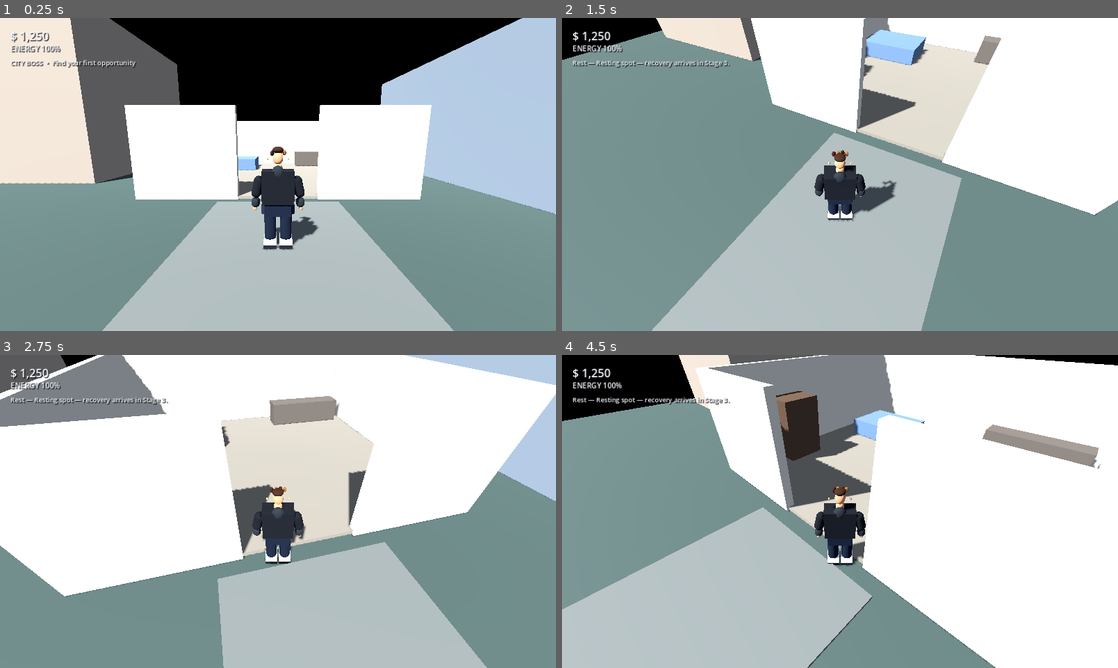
Above: before the commit, frames 1-4 (two rows, left to right).
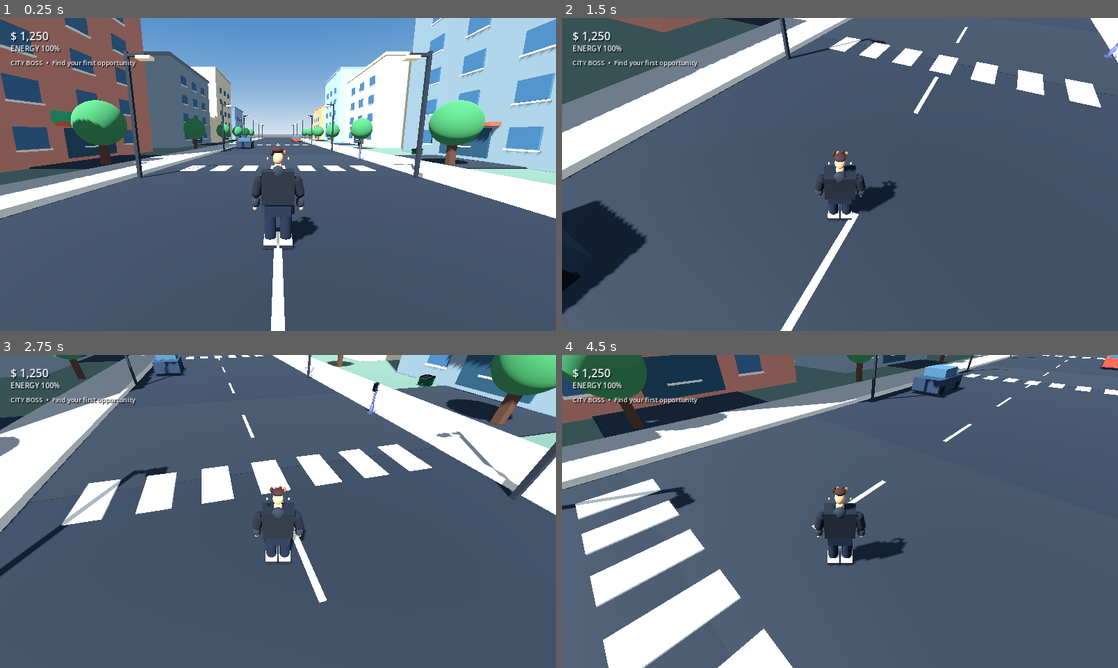
Above: after the commit, the same moments.

Repository: antonpav336-hub/CITY-BOSS
Game: Godot game, scene res://scenes/main/Main.tscn
Two runs of this game, one before a commit and one after it. Both use one fixed random seed, a clock stepped at 60 frames per second and the inputs below.
Inputs (mouse positions are in pixels of both pictures, inside the frame that each line leads up to):
- Up to frame 1 (0.25 s): no input
- Up to frame 2 (1.5 s): tap Enter at 0.5 s; drag from (840, 174) to (895, 105) at 0.52 s; tap Space at 1.25 s; move the mouse to (812, 174) at 1.27 s; hold W (move_forward) from 1.28 s (still down); tap E (interact) at 1.35 s
- Up to frame 3 (2.75 s): keep holding W (move_forward); move the mouse to (289, 505) at 2.02 s; hold Shift (sprint) from 2.03 s (still down); tap E (interact) at 2.3 s
- Up to frame 4 (4.5 s): keep holding W (move_forward); move the mouse to (834, 517) at 2.77 s; release Shift (sprint) at 2.78 s; tap E (interact) at 2.85, 3.6 s; move the mouse to (878, 514) at 3.52 s; move the mouse to (795, 508) at 4.27 s; tap Shift (sprint) at 4.35 s

The runs differ from the first frame. In frame 1, 90% of the frame differs, in the area x 0-100%, y 0-100%; in frame 2, 95%; in frame 3, 87%; in frame 4, 97%.

Commit message:
Replace empty test block with procedural city district

Diff:
--- a/scripts/world/main_world.gd
+++ b/scripts/world/main_world.gd
@@ -1,5 +1,5 @@
 extends Node3D
-## Stage 1 city block. Kenney road meshes are baked into compact runtime mesh data.
+## Procedural low-poly city district for CITY BOSS.
 
 const KenneyCityAssets = preload("res://scripts/assets/kenney_city_assets.gd")
 
@@ -9,8 +9,7 @@
 	if OS.get_name() == "Android":
 		DisplayServer.screen_set_orientation(DisplayServer.SCREEN_LANDSCAPE)
 	_build_environment()
-	_build_apartment_and_yard()
-	_build_kenney_street()
+	_build_city()
 	_spawn_player()
 	_create_hud()
 
@@ -18,65 +17,138 @@
 	var world_env := WorldEnvironment.new()
 	var env := Environment.new()
 	env.background_mode = Environment.BG_SKY
-	env.sky = Sky.new()
+	var sky := Sky.new()
+	var sky_material := ProceduralSkyMaterial.new()
+	sky_material.sky_top_color = Color(0.20, 0.39, 0.64)
+	sky_material.sky_horizon_color = Color(0.72, 0.80, 0.88)
+	sky_material.ground_bottom_color = Color(0.16, 0.18, 0.20)
+	sky_material.ground_horizon_color = Color(0.55, 0.59, 0.62)
+	sky.sky_material = sky_material
+	env.sky = sky
 	env.ambient_light_source = Environment.AMBIENT_SOURCE_COLOR
-	env.ambient_light_color = Color(0.62, 0.68, 0.78)
-	env.ambient_light_energy = 0.7
+	env.ambient_light_color = Color(0.68, 0.73, 0.82)
+	env.ambient_light_energy = 0.8
 	env.tonemap_mode = Environment.TONE_MAPPER_FILMIC
+	env.tonemap_exposure = 1.0
 	world_env.environment = env
 	add_child(world_env)
+
 	var sun := DirectionalLight3D.new()
 	sun.rotation_degrees = Vector3(-48.0, -28.0, 0.0)
-	sun.light_energy = 1.15
+	sun.light_energy = 1.25
 	sun.shadow_enabled = true
 	add_child(sun)
 
-func _build_apartment_and_yard() -> void:
-	_box("Courtyard", Vector3(0, -0.15, 0), Vector3(34, 0.3, 34), Color(0.24, 0.29, 0.27), true)
-	_box("Apartment floor", Vector3(0, 0.02, -5), Vector3(10, 0.2, 9), Color(0.48, 0.45, 0.4), true)
-	_box("Back wall", Vector3(0, 1.6, -9.4), Vector3(10, 3.2, 0.25), Color(0.72, 0.69, 0.62), true)
-	_box("Left wall", Vector3(-4.9, 1.6, -5), Vector3(0.25, 3.2, 9), Color(0.72, 0.69, 0.62), true)
-	_box("Right wall", Vector3(4.9, 1.6, -5), Vector3(0.25, 3.2, 9), Color(0.72, 0.69, 0.62), true)
-	_box("Front wall left", Vector3(-3.2, 1.6, -0.55), Vector3(3.6, 3.2, 0.25), Color(0.72, 0.69, 0.62), true)
-	_box("Front wall right", Vector3(3.2, 1.6, -0.55), Vector3(3.6, 3.2, 0.25), Color(0.72, 0.69, 0.62), true)
-	_box("Bed", Vector3(-2.6, 0.45, -7.1), Vector3(2.5, 0.65, 2.0), Color(0.35, 0.43, 0.52), false)
-	_box("Kitchen counter", Vector3(2.8, 0.55, -8.4), Vector3(3.2, 1.0, 0.8), Color(0.34, 0.31, 0.28), false)
-	_box("Wardrobe", Vector3(-4.1, 1.1, -3.0), Vector3(1.0, 2.2, 1.4), Color(0.30, 0.23, 0.18), false)
-	_box("Courtyard path", Vector3(0, 0.03, 7), Vector3(4, 0.08, 14), Color(0.38, 0.39, 0.37), true)
-	_box("Street", Vector3(0, 0.0, 17), Vector3(34, 0.12, 5), Color(0.12, 0.13, 0.14), true)
-	_box("Building block", Vector3(12, 3.0, -5), Vector3(8, 6, 12), Color(0.48, 0.51, 0.53), true)
-	_box("Building block 2", Vector3(-12, 4.0, -8), Vector3(7, 8, 10), Color(0.55, 0.50, 0.44), true)
-	_add_interaction(Vector3(0, 0.9, -0.2), "Rest", "Resting spot — recovery arrives in Stage 3.")
-	_add_interaction(Vector3(0, 0.9, 1.4), "Door", "Apartment entrance")
-
-func _build_kenney_street() -> void:
-	# Original Kenney GLB road meshes, compacted to vertex-colour data for Android.
-	var segment_x := [-13.75, -8.25, -2.75, 2.75, 8.25, 13.75]
-	for i in range(segment_x.size()):
-		var model_name := "road-straight"
-		if i == 0 or i == segment_x.size() - 1:
-			model_name = "road-end"
-		elif i == 3:
-			model_name = "road-crossroad"
-		var road := KenneyCityAssets.create_model(model_name)
-		if road != null:
-			road.position = Vector3(segment_x[i], 0.075, 17.0)
-			road.scale = Vector3(5.5, 1.0, 5.5)
-			add_child(road)
-
-	for x in [-13.0, 13.0]:
-		var traffic_light := KenneyCityAssets.create_model("traffic-light")
-		if traffic_light != null:
-			traffic_light.position = Vector3(x, 0.12, 13.8)
-			traffic_light.scale = Vector3.ONE * 3.0
-			traffic_light.rotation_degrees.y = 180.0 if x > 0.0 else 0.0
-			add_child(traffic_light)
-
+func _build_city() -> void:
+	# Continuous terrain, avenue, sidewalks and painted road markings.
+	_box("City ground", Vector3(0, -0.3, -25), Vector3(150, 0.6, 180), Color(0.30, 0.38, 0.32), true)
+	_box("Main avenue", Vector3(0, 0.015, -25), Vector3(15, 0.12, 180), Color(0.105, 0.12, 0.14), true)
+	for side in [-1.0, 1.0]:
+		_box("Sidewalk", Vector3(side * 9.5, 0.08, -25), Vector3(4.0, 0.22, 180), Color(0.56, 0.57, 0.55), true)
+		_box("Curb", Vector3(side * 7.45, 0.16, -25), Vector3(0.22, 0.28, 180), Color(0.76, 0.75, 0.69), true)
+
+	for z in range(-100, 55, 8):
+		_box("Lane dash", Vector3(0, 0.09, float(z)), Vector3(0.16, 0.025, 3.2), Color(0.92, 0.88, 0.68), false)
+
+	# Side streets and pedestrian crossings make the district read as a real grid.
+	for z in [-12.0, -42.0, -72.0]:
+		_box("Cross street", Vector3(0, 0.025, z), Vector3(110, 0.13, 9), Color(0.12, 0.135, 0.15), true)
+		for stripe in range(7):
+			_box("Crosswalk marking", Vector3(-5.4 + stripe * 1.8, 0.11, z + 4.9), Vector3(0.95, 0.035, 2.0), Color(0.88, 0.88, 0.82), false)
+
+	# Six varied buildings on each side of the main avenue.
+	var palettes := [
+		Color(0.72, 0.48, 0.34), Color(0.48, 0.57, 0.64),
+		Color(0.76, 0.70, 0.57), Color(0.42, 0.48, 0.49),
+		Color(0.66, 0.42, 0.34), Color(0.58, 0.62, 0.66)
+	]
+	var heights := [12.0, 19.0, 14.0, 23.0, 16.0, 20.0]
+	var positions := [-91.0, -65.0, -39.0, -13.0, 13.0, 39.0]
+	for side in [-1.0, 1.0]:
+		for i in range(positions.size()):
+			var h: float = heights[i]
+			var palette: Color = palettes[(i + (1 if side < 0.0 else 0)) % palettes.size()]
+			_build_building(side * 23.0, positions[i], 13.0, 19.0, h, palette, i)
+
+	# Street furniture, trees, parked cars and recognizable city props.
+	for z in range(-94, 48, 18):
+		for side in [-1.0, 1.0]:
+			_build_streetlight(side * 7.0, float(z))
+			_build_tree(side * 12.5, float(z) - 5.0)
+	for z in [-55.0, -28.0, 8.0, 32.0]:
+		_build_car(-5.1 if int(z) % 2 == 0 else 5.1, z, int(z) % 2 == 0)
+
+	_add_shop_sign(Vector3(-16.35, 3.5, -12.0), "MARKET", Color(0.18, 0.55, 0.36))
+	_add_shop_sign(Vector3(16.35, 3.5, -40.0), "CITY CAFE", Color(0.70, 0.34, 0.20))
+	_add_interaction(Vector3(-12.0, 1.0, -12.0), "Market", "Your first business opportunity is coming soon.")
+	_add_interaction(Vector3(12.0, 1.0, -40.0), "Cafe", "A place to meet people and find work.")
+
+	var traffic_light := KenneyCityAssets.create_model("traffic-light")
+	if traffic_light != null:
+		traffic_light.position = Vector3(7.0, 0.12, -12.0)
+		traffic_light.scale = Vector3.ONE * 3.0
+		add_child(traffic_light)
 	var dumpster := KenneyCityAssets.create_model("dumpster")
 	if dumpster != null:
-		dumpster.position = Vector3(9.0, 0.12, 5.3)
-		dumpster.scale = Vector3.ONE * 3.5
+		dumpster.position = Vector3(15.0, 0.12, -17.0)
+		dumpster.scale = Vector3.ONE * 3.0
 		add_child(dumpster)
+
+func _build_building(x: float, z: float, width: float, depth: float, height: float, color: Color, style: int) -> void:
+	_box("Building", Vector3(x, height * 0.5, z), Vector3(width, height, depth), color, true)
+	_box("Roof parapet", Vector3(x, height + 0.25, z), Vector3(width + 0.35, 0.5, depth + 0.35), color.darkened(0.18), false)
+	var road_side := -1.0 if x > 0.0 else 1.0
+	var face_x := x + road_side * (width * 0.5 + 0.075)
+	var floors := int(height / 3.2)
+	for floor_index in range(floors):
+		var y := 2.0 + float(floor_index) * 3.1
+		for window_index in range(3):
+			var window_z := z - 5.0 + float(window_index) * 5.0
+			_box("Window", Vector3(face_x, y, window_z), Vector3(0.12, 1.45, 2.0), Color(0.20, 0.34, 0.43), false)
+			_box("Window sill", Vector3(face_x + road_side * 0.08, y - 0.82, window_z), Vector3(0.18, 0.12, 2.2), Color(0.78, 0.76, 0.68), false)
+	# Ground-floor shopfront and doorway.
+	_box("Shopfront glass", Vector3(face_x + road_side * 0.015, 1.55, z), Vector3(0.14, 2.35, 5.2), Color(0.13, 0.25, 0.30), false)
+	_box("Shop awning", Vector3(face_x + road_side * 0.35, 3.0, z), Vector3(0.9, 0.28, 6.4), [Color(0.72,0.28,0.18), Color(0.18,0.42,0.55), Color(0.72,0.58,0.25)][style % 3], false)
+
+func _add_shop_sign(pos: Vector3, title: String, color: Color) -> void:
+	var sign := Label3D.new()
+	sign.text = title
+	sign.position = pos
+	sign.font_size = 48
+	sign.pixel_size = 0.012
+	sign.modulate = Color.WHITE
+	sign.outline_size = 8
+	sign.outline_modulate = Color(0.06, 0.07, 0.08)
+	sign.billboard = BaseMaterial3D.BILLBOARD_ENABLED
+	add_child(sign)
+	_box("Shop sign backing", pos + Vector3(0, 0, 0.08), Vector3(0.18, 0.9, 4.8), color, false)
+
+func _build_streetlight(x: float, z: float) -> void:
+	_box("Lamp post", Vector3(x, 3.0, z), Vector3(0.16, 6.0, 0.16), Color(0.12, 0.14, 0.16), false)
+	_box("Lamp arm", Vector3(x * 0.94, 5.85, z), Vector3(0.95, 0.13, 0.14), Color(0.12, 0.14, 0.16), false)
+	_box("Lamp", Vector3(x * 0.88, 5.72, z), Vector3(0.65, 0.16, 0.42), Color(1.0, 0.86, 0.58), false)
+
+func _build_tree(x: float, z: float) -> void:
+	_box("Tree trunk", Vector3(x, 1.0, z), Vector3(0.42, 2.0, 0.42), Color(0.28, 0.18, 0.12), false)
+	var crown := SphereMesh.new()
+	crown.radius = 1.55
+	crown.height = 3.1
+	var tree := MeshInstance3D.new()
+	tree.mesh = crown
+	tree.position = Vector3(x, 3.0, z)
+	var material := StandardMaterial3D.new()
+	material.albedo_color = Color(0.20, 0.42, 0.25)
+	material.roughness = 1.0
+	tree.material_override = material
+	add_child(tree)
+
+func _build_car(x: float, z: float, dark: bool) -> void:
+	var body_color := Color(0.12, 0.18, 0.24) if dark else Color(0.66, 0.20, 0.14)
+	_box("Parked car body", Vector3(x, 0.72, z), Vector3(2.15, 0.85, 4.1), body_color, false)
+	_box("Car cabin", Vector3(x, 1.35, z - 0.15), Vector3(1.72, 0.72, 2.1), Color(0.20, 0.32, 0.39), false)
+	for wheel_z in [-1.35, 1.35]:
+		for wheel_x in [-1.0, 1.0]:
+			_box("Car wheel", Vector3(x + wheel_x, 0.42, z + wheel_z), Vector3(0.22, 0.58, 0.72), Color(0.035, 0.04, 0.045), false)
 
 func _box(label: String, pos: Vector3, box_size: Vector3, color: Color, collision: bool) -> void:
 	var root: Node3D = StaticBody3D.new() if collision else Node3D.new()
@@ -106,7 +178,7 @@
 	area.set_meta("interaction_message", message)
 	var shape := CollisionShape3D.new()
 	var sphere := SphereShape3D.new()
-	sphere.radius = 1.5
+	sphere.radius = 1.8
 	shape.shape = sphere
 	area.add_child(shape)
 	add_child(area)
